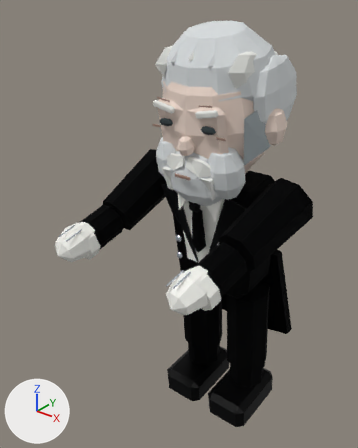
A saved change to the Blender file src/game/models/castle/leisure/elder-servant.blend.
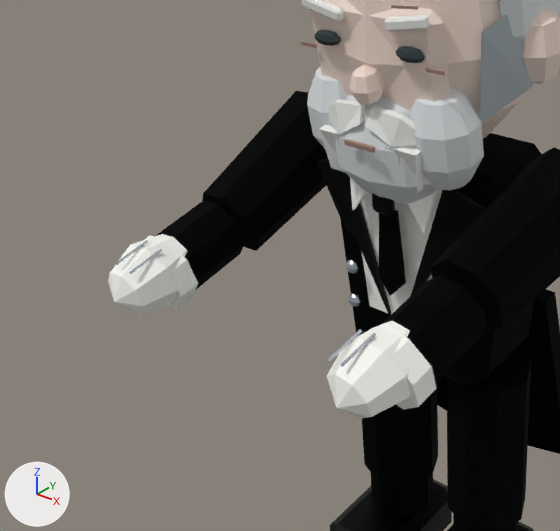
Each version appears first whole from a 50 mm lens placed at (1.3, -2.1, 2.33), pointed at (-0.15, -0.3, 1.21), and next in a close-up on the part from 0% to 79% of the width and 23% to 83% of the height. Every picture has the same lights, and +X, +Y and +Z are marked at lower left. The first two pictures are the older version.

Before the edit, the objects in view are built like this:
```python
ob_left_forearm = bpy.data.objects.new('left forearm', me_cone_003)
ob_left_forearm.parent = ob_servant_left_elbow
ob_left_forearm.location = (0.0, 0.0, -0.16)
ob_left_rolled_linen_cuff = bpy.data.objects.new('left rolled linen cuff', me_cone_002)
ob_left_rolled_linen_cuff.parent = ob_servant_left_elbow
ob_left_rolled_linen_cuff.location = (0.0, 0.0, -0.255)
ob_left_rolled_linen_cuff.scale = (0.78, 0.78, 0.6)
ob_right_forearm = bpy.data.objects.new('right forearm', me_cone_008)
ob_right_forearm.parent = ob_servant_right_elbow
ob_right_forearm.location = (0.0, 0.0, -0.16)
ob_right_rolled_linen_cuff = bpy.data.objects.new('right rolled linen cuff', me_cone_007)
ob_right_rolled_linen_cuff.parent = ob_servant_right_elbow
ob_right_rolled_linen_cuff.location = (0.0, 0.0, -0.255)
ob_right_rolled_linen_cuff.scale = (0.78, 0.78, 0.6)
ob_silver_beard_jaw_001 = bpy.data.objects.new('Silver beard jaw.001', me_sphere_021)
ob_silver_beard_jaw_001.parent = ob_royal_head_rig
ob_silver_beard_jaw_001.location = (0.145, -0.207, -0.103)
# also in view: 'Long satin peak lapel' at (-0.14, -0.31, 1.24); 'Silver beard jaw' at (-0.14, -0.33, 1.57); 'Split flowing coat tail.001' at (0.17, 0.17, 0.68); 'Servant nose' at (0.0, -0.43, 1.69); 'Tidy silver sideburn.001' at (0.25, -0.26, 1.74)
```
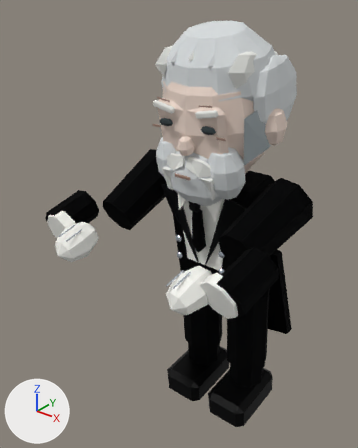
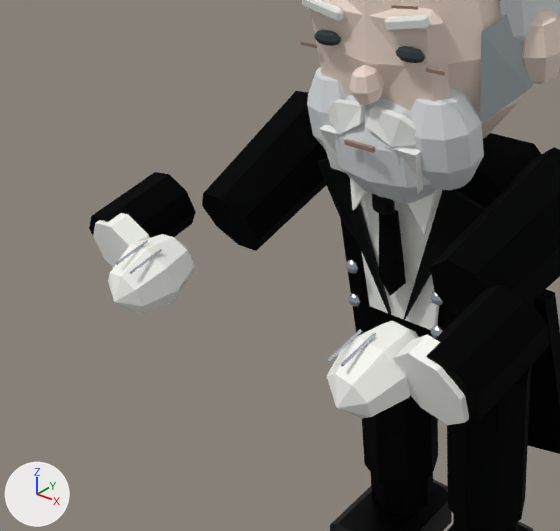
Commit message: Update leisure servant models

What differs and where, as boxes [x1, y1, x2, y2] in the close-ups (560 x 531 px):
'right forearm', moved: before [382, 275, 487, 383]; after [426, 285, 550, 422]
'left forearm', moved: before [156, 201, 245, 289]; after [89, 172, 196, 238]
'right rolled linen cuff', moved: before [368, 324, 436, 409]; after [393, 335, 469, 425]
'left rolled linen cuff', moved: before [144, 236, 198, 309]; after [93, 213, 150, 268]

What the commit changed:
Object 'left rolled linen cuff' (ob_left_rolled_linen_cuff) moves from (0.0, 0.0, -0.255) to (-0.14, 0.0, -0.255).
Object 'left forearm' (ob_left_forearm) moves from (0.0, 0.0, -0.16) to (-0.18, 0.0, -0.16).
Object 'right rolled linen cuff' (ob_right_rolled_linen_cuff) moves from (0.0, 0.0, -0.255) to (0.14, 0.0, -0.255).
Object 'right forearm' (ob_right_forearm) moves from (0.0, 0.0, -0.16) to (0.18, 0.0, -0.16).
